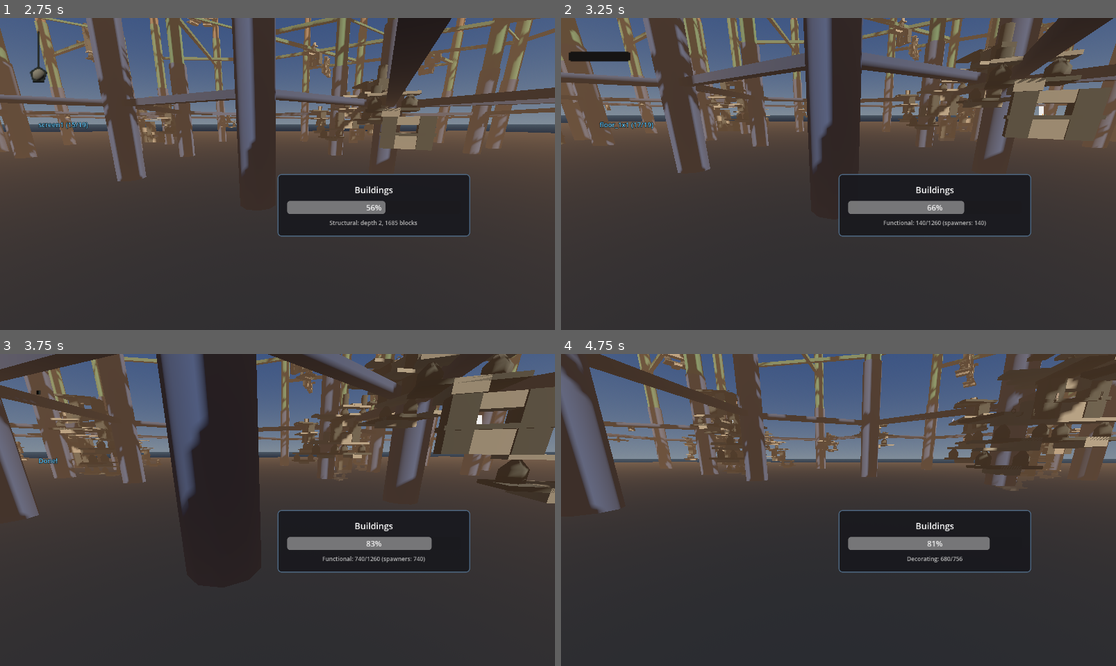
Above: before the commit, frames 1-4 (two rows, left to right).
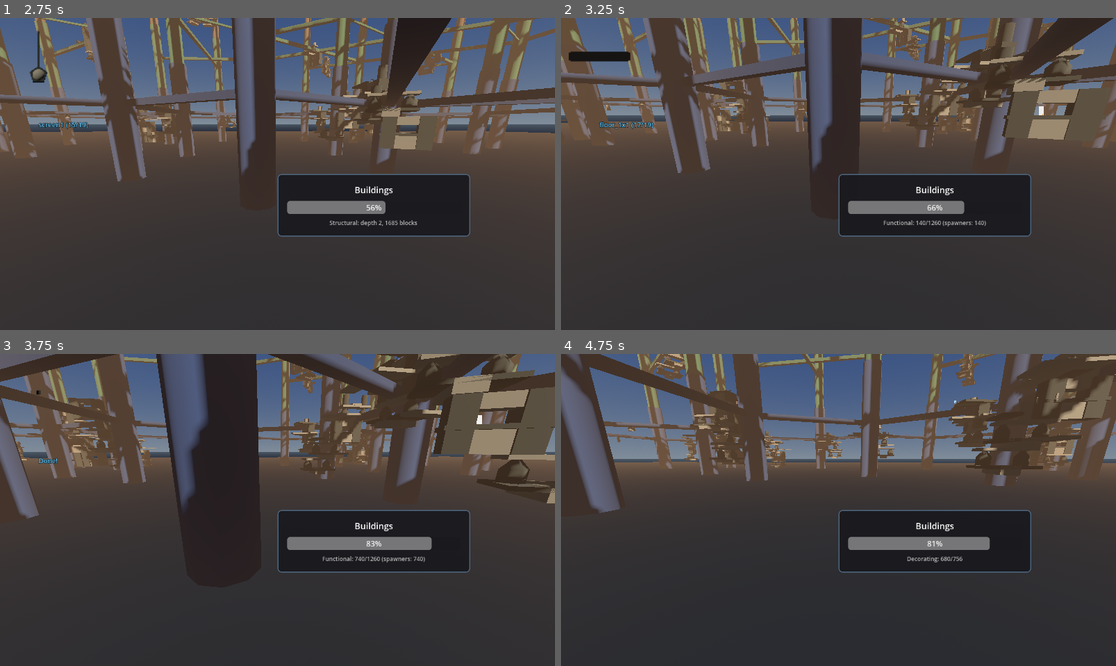
Above: after the commit, the same moments.

Repository: TaxiService/fcar
Game: Godot game, scene res://city/city_test.tscn
Same seed, same stepped clock (60 frames per second), same inputs: the game is played once before the commit and once after it.
Inputs (mouse positions are in pixels of both pictures, inside the frame that each line leads up to):
- Up to frame 1 (2.75 s): tap Enter at 0.5 s; move the mouse to (305, 174) at 0.52 s; hold W (forward) from 0.53 s (still down); tap Shift (boost) at 0.6 s; click (305, 174) at 0.67 s; tap Space (jump) at 0.77, 1.52 s; move the mouse to (249, 174) at 1.27 s; tap R (confirm) at 1.35 s; move the mouse to (288, 167) at 2.02 s; tap C (crouch) at 2.1 s
- Up to frame 2 (3.25 s): keep holding W (forward); move the mouse to (832, 180) at 2.77 s; tap V (toggle_auto_hover) at 2.85 s; click (832, 180) at 2.92 s; tap Space (jump) at 3.02 s
- Up to frame 3 (3.75 s): keep holding W (forward); move the mouse to (316, 513) at 3.52 s; tap F (toggle_control_lock) at 3.6 s
- Up to frame 4 (4.75 s): keep holding W (forward); tap Space (jump) at 3.77, 4.52 s; move the mouse to (794, 506) at 4.27 s; tap Ctrl at 4.35 s

Frame 1 is identical in both runs. In frame 2, 0.3% of the frame differs, in the area x 0-99%, y 6-41%; in frame 3, 1.2%; in frame 4, 2.2%, in the area x 2-100%, y 0-44%.

Commit message:
buildings shouldnt generate underwater anymore

Diff:
--- a/city/BuildingGenerator.gd
+++ b/city/BuildingGenerator.gd
@@ -53,6 +53,10 @@
 @export var spawn_zone_radius_medium: float = 8.0
 @export var spawn_zone_radius_large: float = 12.0
 @export var spawn_zone_max_people_per_meter: float = 0.5  # max_people = radius * this
+
+@export_category("Height Limits")
+@export var min_building_height: float = 0.0  # Blocks below this Y won't be placed
+@export var enforce_min_height: bool = true  # Enable minimum height enforcement
 
 @export_category("Performance")
 @export var yield_every_n_blocks: int = 20  # Yield to main loop periodically
@@ -105,6 +109,7 @@
 		"overlap_rejects": 0,
 		"no_match_rejects": 0,
 		"direction_rejects": 0,
+		"height_rejects": 0,
 		"rotation_retries": 0,
 		"block_retries": 0,
 		"depth_distribution": {},
@@ -323,6 +328,8 @@
 			_stats.overlap_rejects += 1
 		elif result.reason == "direction":
 			_stats.direction_rejects += 1
+		elif result.reason == "below_min_height":
+			_stats.height_rejects += 1
 
 	if placed_block == null:
 		if is_seed:
@@ -837,6 +844,7 @@
 
 	var zones_created = 0
 	var sockets_checked = 0
+	var skipped_no_flag = 0
 	var skipped_horizontal = 0
 	var skipped_non_structural = 0
 
@@ -852,6 +860,11 @@
 				continue
 
 			sockets_checked += 1
+
+			# Only sockets explicitly marked for spawn zones
+			if not conn.can_spawn_zone:
+				skipped_no_flag += 1
+				continue
 
 			# Get world direction of socket
 			var world_dir = block.get_connection_world_direction(conn)
@@ -897,8 +910,8 @@
 
 	_stats.floor_sockets_available = sockets_checked
 	_stats.spawn_zones_created = zones_created
-	print("  Spawn Zone pass: %d zones from %d sockets (skipped %d horizontal, %d non-structural)" % [
-		zones_created, sockets_checked, skipped_horizontal, skipped_non_structural
+	print("  Spawn Zone pass: %d zones from %d sockets (skipped: %d no flag, %d horizontal, %d non-structural)" % [
+		zones_created, sockets_checked, skipped_no_flag, skipped_horizontal, skipped_non_structural
 	])
 
 
@@ -927,6 +940,10 @@
 
 func _try_place_block(block_info: Dictionary, position: Vector3, target_dir: Vector3,
 					  required_types: int, required_sizes: int, base_heading: float) -> Dictionary:
+	# Early height check - reject if placement position is below minimum
+	if enforce_min_height and position.y < min_building_height:
+		return {"success": false, "reason": "below_min_height"}
+
 	var scene: PackedScene = block_info.scene
 	var instance = scene.instantiate() as BuildingBlock
 	if not instance:
@@ -946,6 +963,10 @@
 		_align_block(instance, anchor, position, target_dir, base_heading, extra_rotation)
 
 		var block_aabb = _get_block_aabb(instance)
+
+		# Check if block extends below minimum height
+		if enforce_min_height and block_aabb.position.y < min_building_height:
+			continue  # Try next rotation, might fit differently
 
 		if anchor.ignores_collision or not _overlaps_existing(block_aabb):
 			_placed_aabbs.append(block_aabb)
@@ -1334,10 +1355,11 @@
 			_stats.get("floor_blocks_found", 0),
 			_stats.get("floor_sockets_available", 0)
 		])
-	print("  Rejects: %d overlap, %d no match, %d direction" % [
+	print("  Rejects: %d overlap, %d no match, %d direction, %d below height" % [
 		_stats.overlap_rejects,
 		_stats.no_match_rejects,
-		_stats.direction_rejects
+		_stats.direction_rejects,
+		_stats.get("height_rejects", 0)
 	])
 
 	var depths = _stats.depth_distribution.keys()
